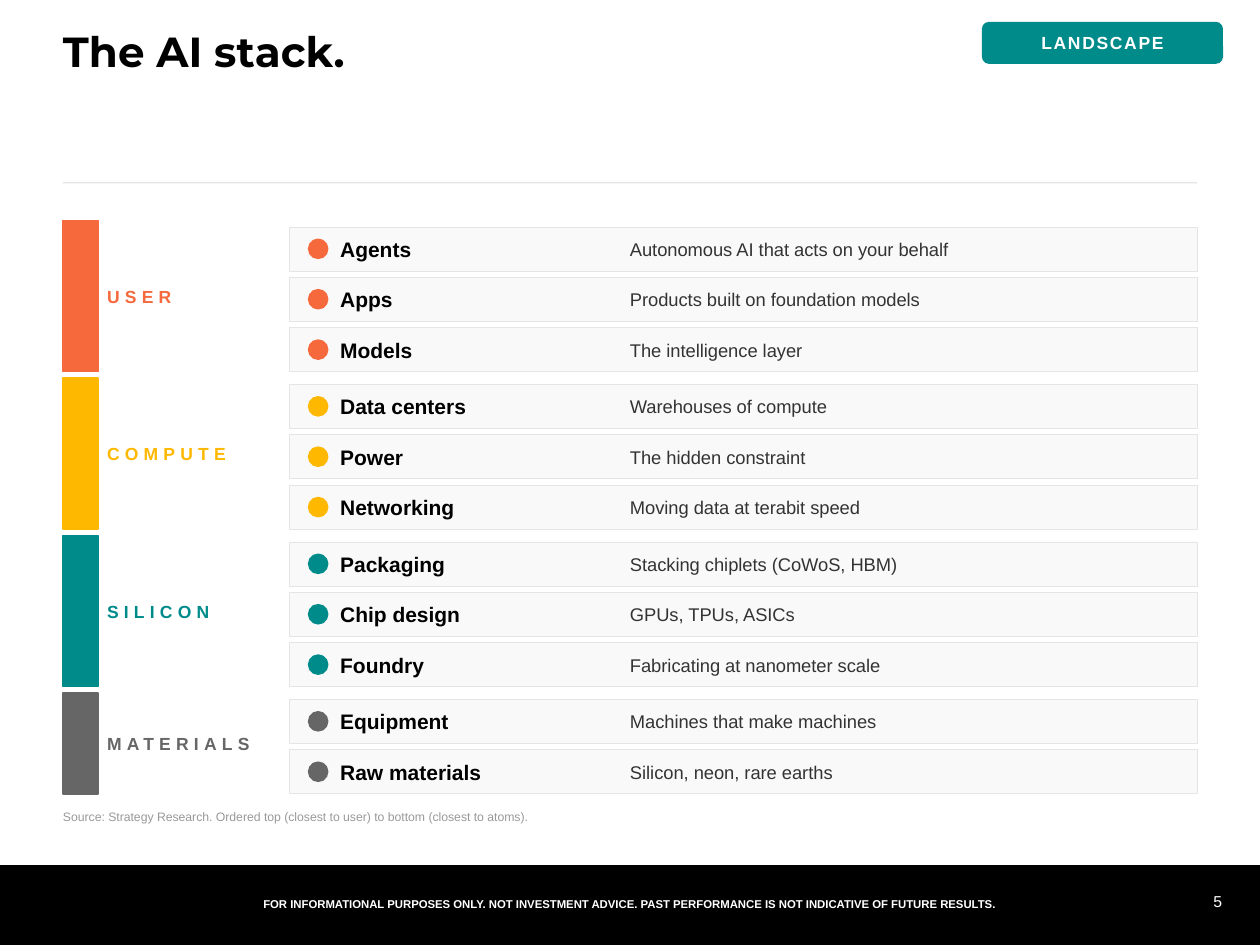
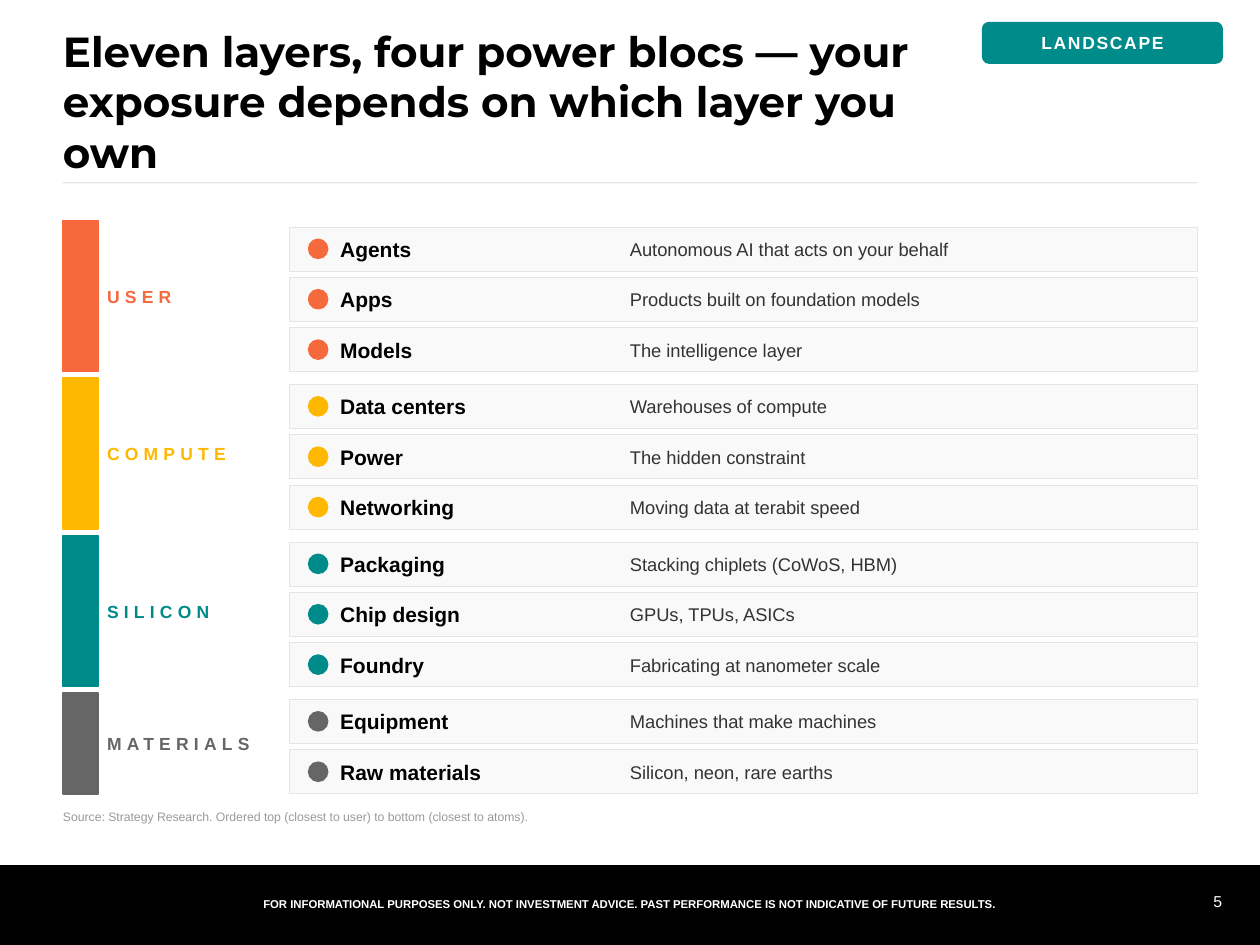
Before and after one commit to samuelcmcclellan-cell/ai-markets-deck, a slide deck: slide 5 of ai-markets-deck.pptx. Drawn at 1260x945 pixels with LibreOffice and Linux fonts; fonts in the diff are those of the drawing. Boxes give left, top, right and bottom in pixels: in the first picture for what was removed or moved away, otherwise in the second. Text is boxed around its words. In the diff, an @@ line names an element or a change of style, - is before the commit and + after.

```diff
--- a/ai-markets-deck.pptx
+++ b/ai-markets-deck.pptx
@@ text at (63, 35, 909, 126): text changed @@
-The AI stack.
+Eleven layers, four power blocs — your exposure depends on which layer you own
```
Also in this commit, not shown: 17 other slides changed, 20 other files.
